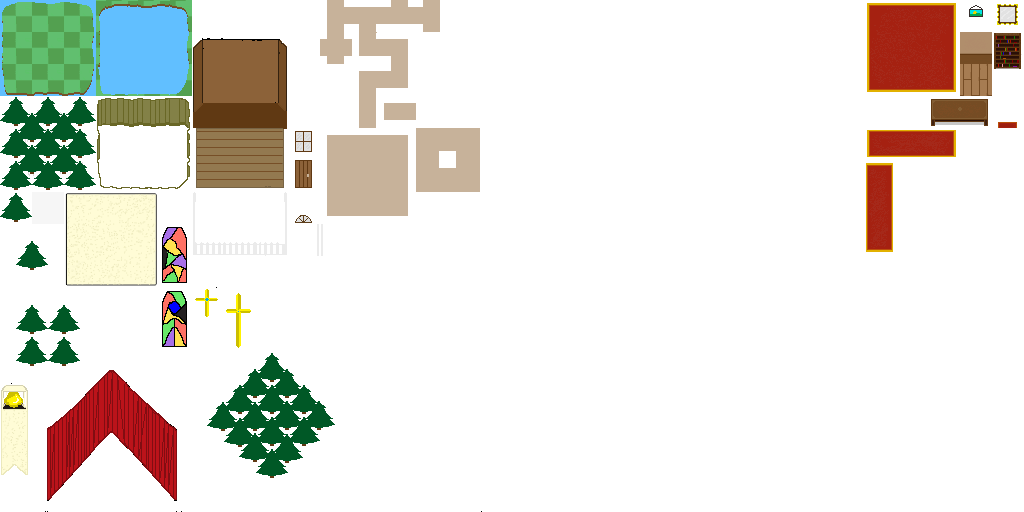
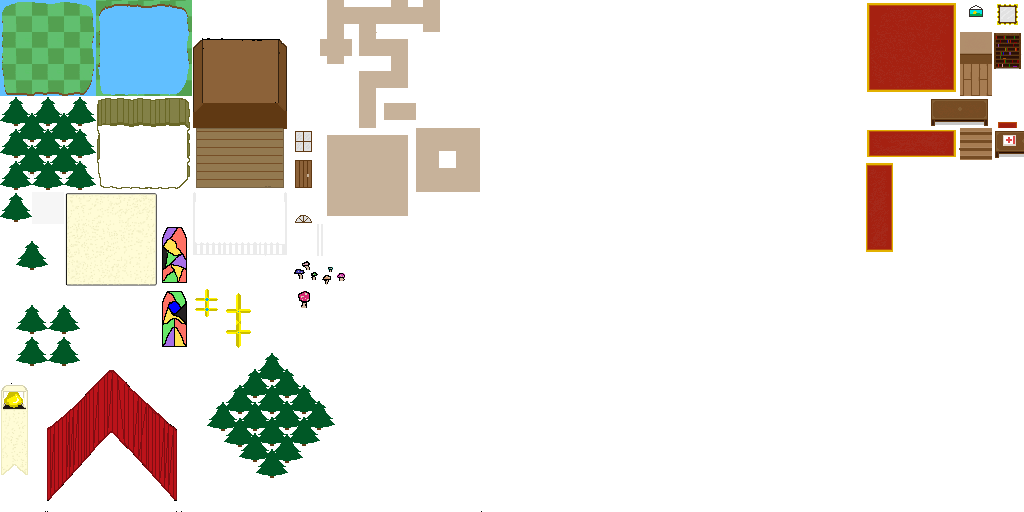
The second 1024×512 image is a revision of the first. Changes to its layers:
painted on "Church Exterior" (1st of 2) over [left=195, top=287, right=251, bottom=334]
added layer "Layer 21" above "House Interior" over [left=995, top=131, right=1024, bottom=158]
painted on "House Interior" over [left=959, top=128, right=992, bottom=160]
added layer "Layer 20" above "Background" over [left=294, top=261, right=345, bottom=308]
